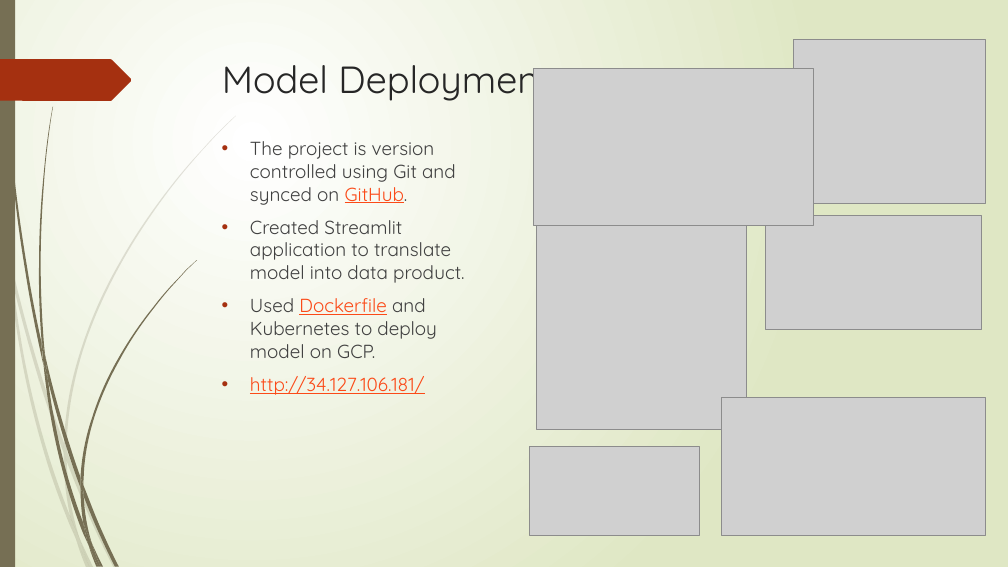
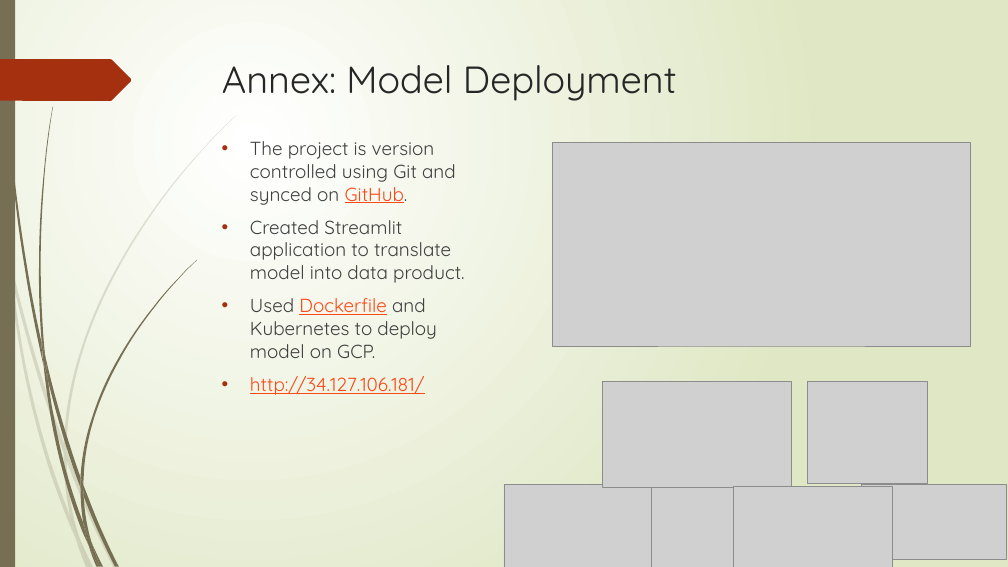
Before and after one commit to irtizak/salaries, a slide deck: slide 17 of Presentation.pptx (slide 14 before the commit). Drawn at 1008x567 pixels with LibreOffice and Linux fonts; fonts in the diff are those of the drawing; grey boxes stand for pictures. Boxes give left, top, right and bottom in pixels: in the first picture for what was removed or moved away, otherwise in the second. Text is boxed around its words. In the diff, an @@ line names an element or a change of style, - is before the commit and + after.

```diff
--- a/Presentation.pptx
+++ b/Presentation.pptx
@@ title at bbox=[222, 65, 677, 101]: text changed @@
-Model Deployment
+Annex: Model Deployment
@@ picture added at bbox=[553, 142, 971, 346] @@
@@ picture: place and size @@
-picture at bbox=[533, 68, 813, 225]
+picture at bbox=[603, 381, 792, 488]
@@ picture: place and size @@
-picture at bbox=[794, 39, 986, 203]
+picture at bbox=[808, 381, 928, 484]
@@ picture: place and size @@
-picture at bbox=[766, 216, 982, 329]
+picture at bbox=[504, 485, 662, 567]
@@ picture: place and size @@
-picture at bbox=[537, 219, 747, 430]
+picture at bbox=[651, 485, 734, 567]
@@ picture: place and size @@
-picture at bbox=[529, 447, 699, 535]
+picture at bbox=[734, 486, 893, 567]
@@ picture: place and size @@
-picture at bbox=[721, 398, 986, 535]
+picture at bbox=[861, 485, 1006, 560]
```
Also in this commit, not shown: 1 other slide changed, 3 slides added.
